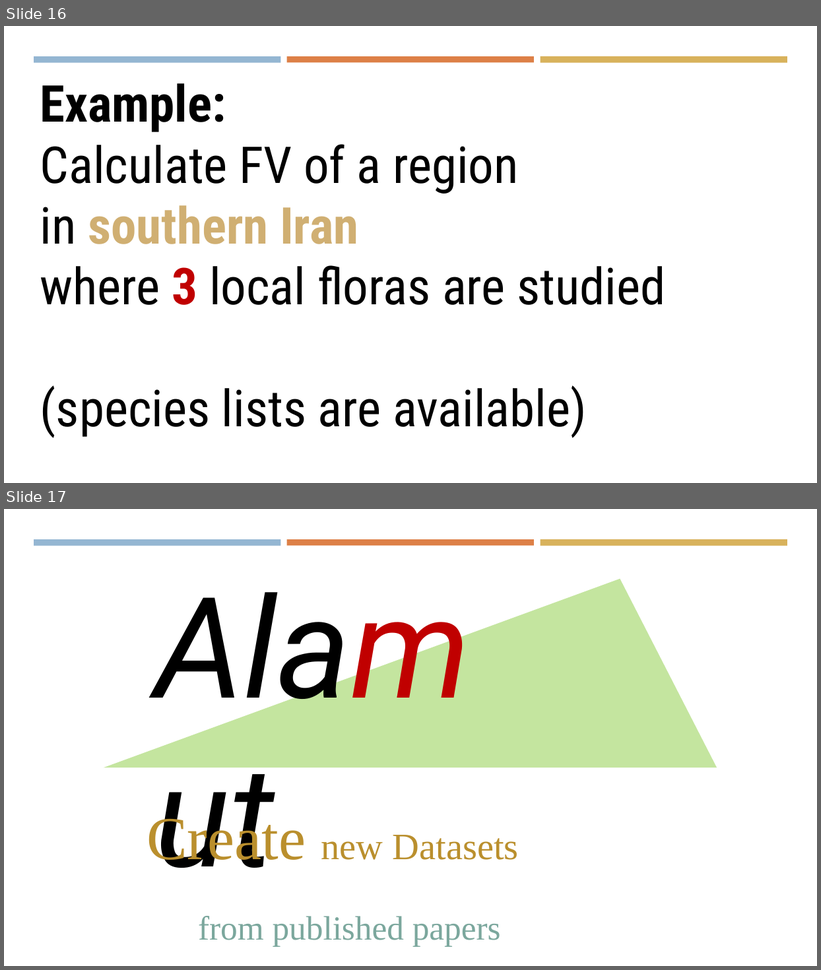
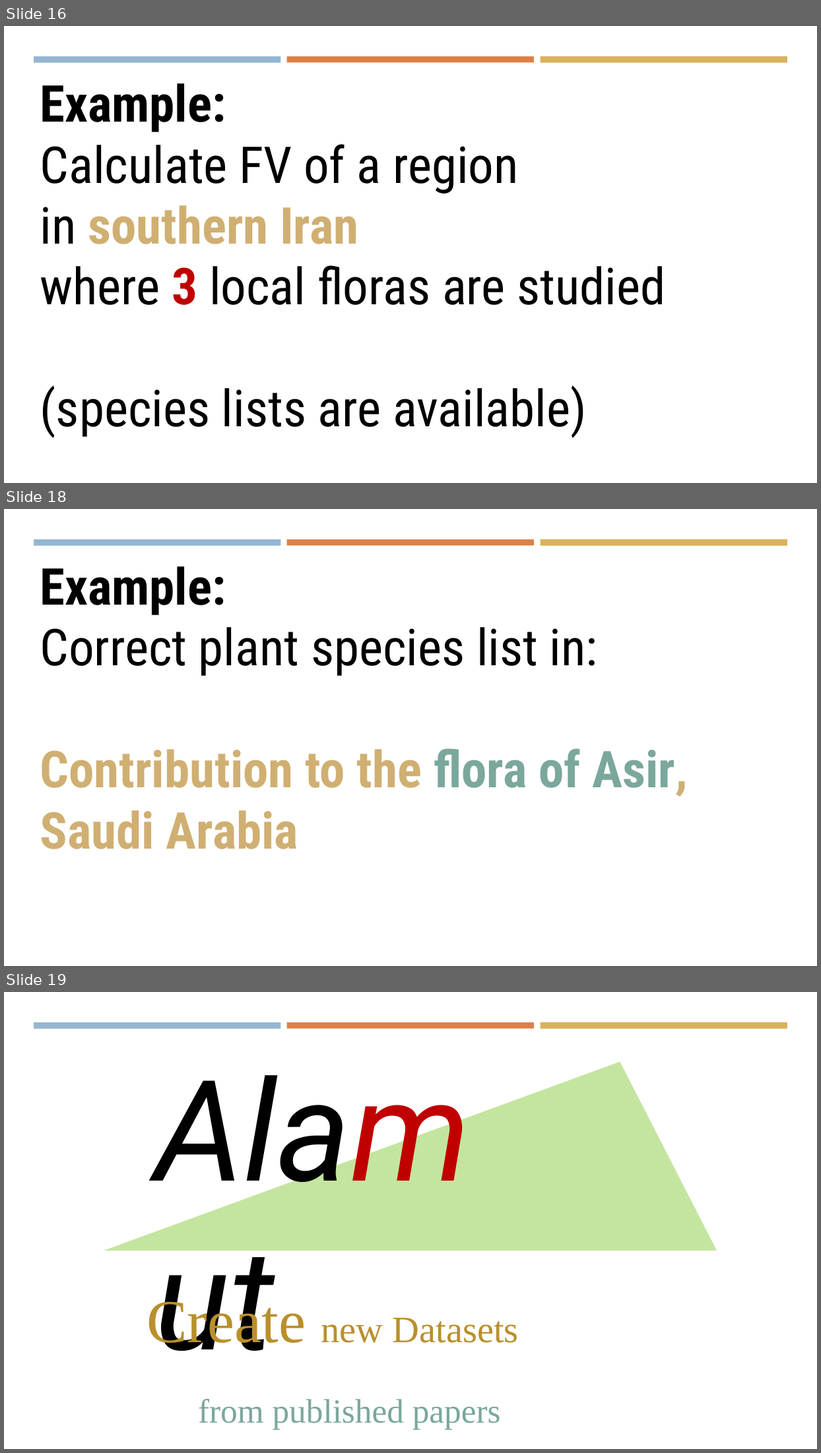
Before and after one commit to msht-ir/Alamutw, a slide deck: AlamutB/.appCatalog/_demo for Alamut - LinkedIn.pptx. Shown one above the other, each under a label of ours: slides 16 and 17 before the commit, slides 16, 18 and 19 after it; the slides between them are not shown. The pictures are 821x970 and 821x1453 pixels, drawn with LibreOffice and Linux fonts; fonts in the diff are those of the drawing. Boxes give left, top, right and bottom in pixels: in the first picture for what was removed or moved away, otherwise in the second. Text is boxed around its words. In the diff, an @@ line names an element or a change of style, - is before the commit and + after.

```diff
--- a/AlamutB/.appCatalog/_demo for Alamut - LinkedIn.pptx
+++ b/AlamutB/.appCatalog/_demo for Alamut - LinkedIn.pptx
@@ slide 18 added at <box>4,509,817,966</box>, background #FFFFFF; not listed: 3 template elements that a slide beside it also shows @@
@@ text added at <box>40,566,688,850</box>, 60 pt, text #000000, bold @@
+Example:
+Correct plant species list in:
+Contribution to the flora of Asir, Saudi Arabia
@@ what was slide 17 is now slide 19 @@
```
Also in this commit, not shown: 1 other slide added, 4 other files.
